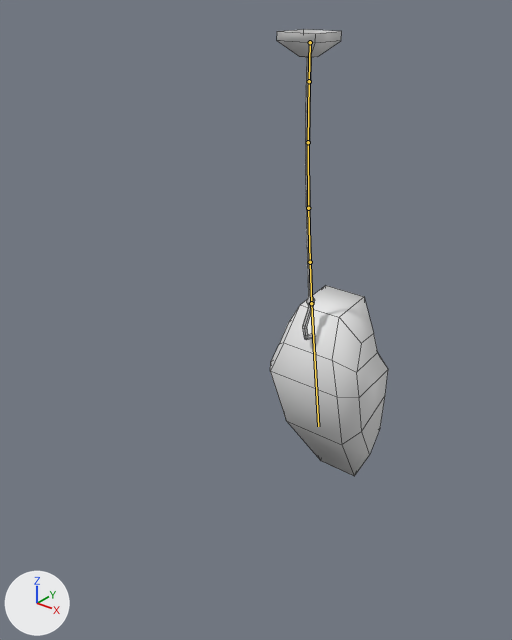
The Blender file Tools/Models/Misc/meat1.blend as it was, and as the next commit left it.
Both versions are drawn from a camera (50 mm lens) standing at (94.4, -136.5, 10.9) and looking at (-2.3, -15.7, -63.9). The axes (+X, +Y, +Z) are drawn at lower left. The lights are the same throughout. Both versions are drawn at the pose saved in each file; the numbers are the values there. The bones that bend it are drawn over the model as lines. Mesh edges are drawn as thin lines. Materials are left out; every surface is plain grey.
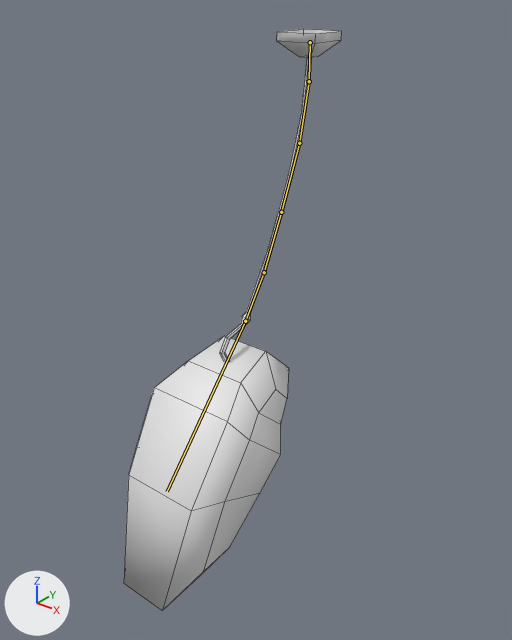
What the commit changed:
Bone 'Bone.001' (bone_bone_001) turns from (2, 0, 0) to (-13, 0, 0) degrees about its own x, y and z.
Bone 'Bone.002' (bone_bone_002) turns from (2, 0, 0) to (-10, 0, 0) degrees about its own x, y and z.
Bone 'Bone.003' (bone_bone_003) turns from (2, 0, 0) to (-4, 0, 0) degrees about its own x, y and z.
Bone 'Bone.004' (bone_bone_004) turns from (1, 0, 0) to (-7, 0, 0) degrees about its own x, y and z.
Bone 'Bone.005' (bone_bone_005) turns from (1, 0, 0) to (-8, 0, 0) degrees about its own x, y and z.

Boxes (x1, y1, x2, y2) around the edits, measured in the pictures (512 x 640 px):
'Cube', posed (84% wider, 30% taller)
    before: (270, 29, 388, 476)
    after: (124, 29, 342, 611)
bone 'Bone.001', root to tip
    before: (309, 81) to (308, 142)
    after: (309, 81) to (299, 143)
bone 'Bone.002', root to tip
    before: (308, 142) to (308, 208)
    after: (299, 143) to (281, 212)
bone 'Bone.003', root to tip
    before: (308, 208) to (310, 262)
    after: (281, 212) to (264, 272)
bone 'Bone.004', root to tip
    before: (310, 262) to (311, 303)
    after: (264, 272) to (245, 321)
bone 'Bone.005', root to tip
    before: (311, 303) to (318, 426)
    after: (245, 321) to (167, 491)
